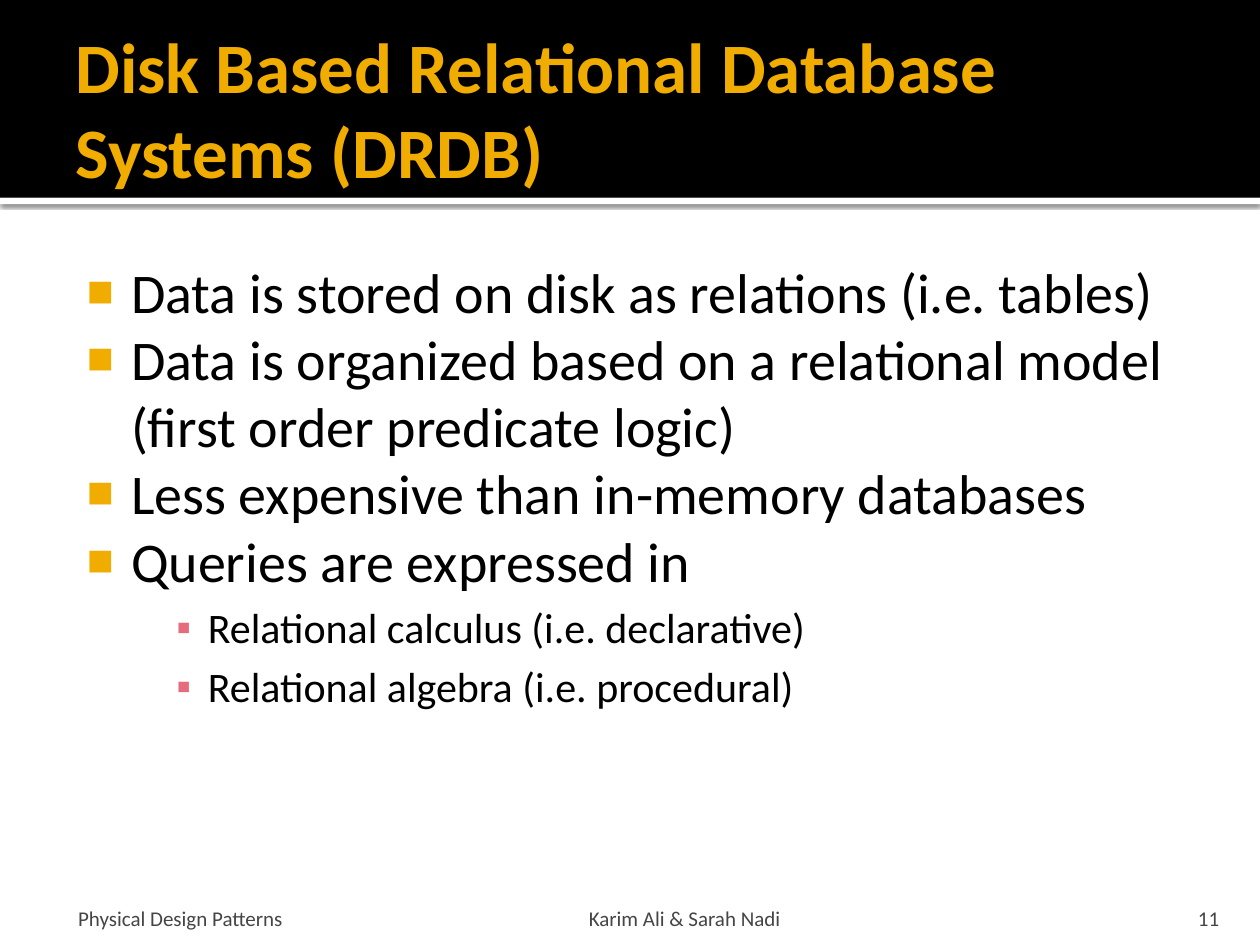
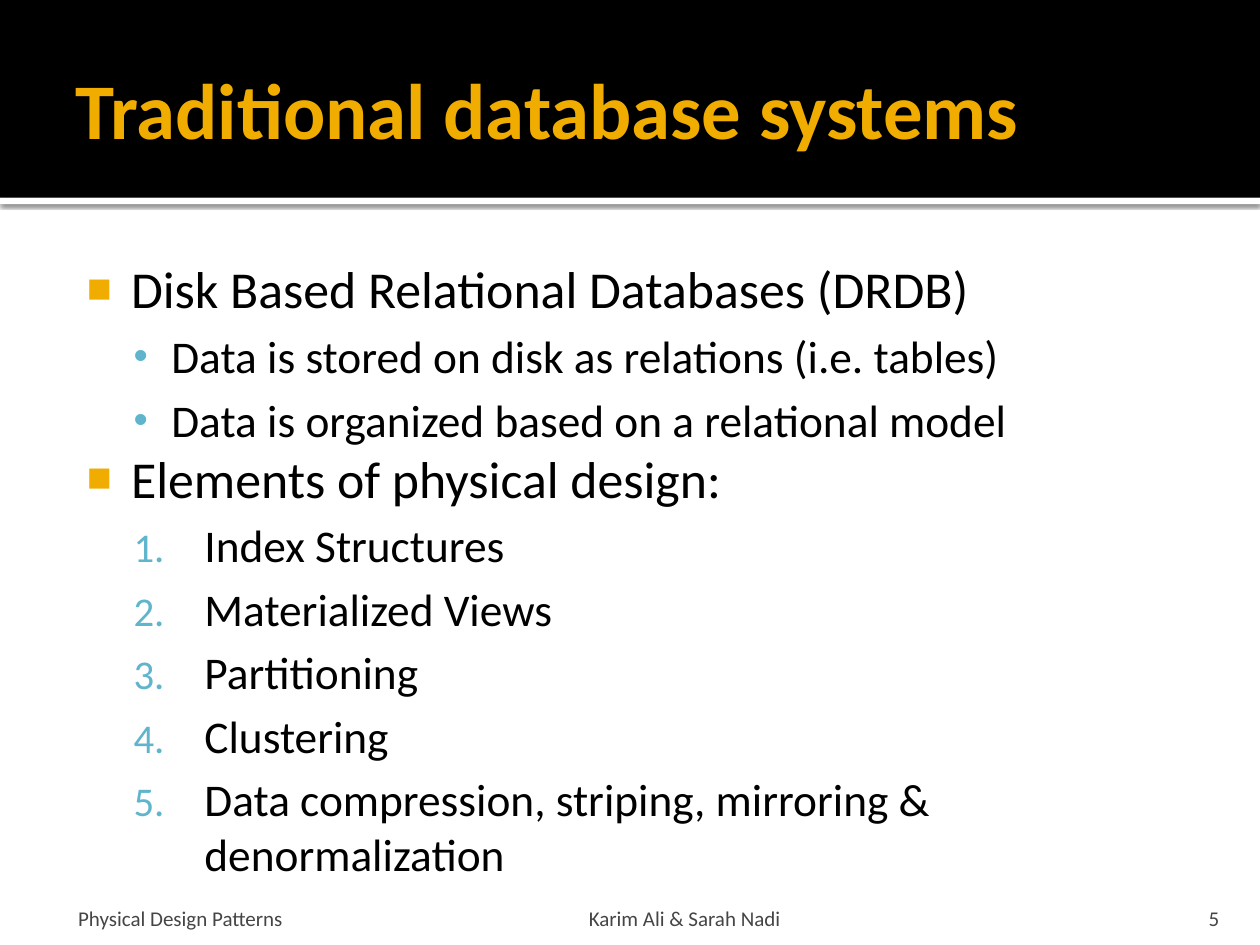
Before and after one commit to snadi/cs848-db, a slide deck: slide 5 of cs848-db/PhysDesignPres.pptx (slide 11 before the commit). Drawn at 1260x945 pixels with LibreOffice and Linux fonts; fonts in the diff are those of the drawing. Boxes give left, top, right and bottom in pixels: in the first picture for what was removed or moved away, otherwise in the second. Text is boxed around its words. In the diff, an @@ line names an element or a change of style, - is before the commit and + after.

```diff
--- a/cs848-db/PhysDesignPres.pptx
+++ b/cs848-db/PhysDesignPres.pptx
@@ title at (x1=76, y1=83, x2=1018, y2=152): text changed; size 40.5 to 45 pt @@
-Disk Based Relational Database Systems (DRDB)
+Traditional database systems
@@ text at (x1=131, y1=270, x2=968, y2=315): paragraph added @@
+■ Disk Based Relational Databases (DRDB)
@@ text at (x1=171, y1=340, x2=999, y2=379): size 32 to 25.9 pt in "Data is stored on disk as relations ..."; bullet ■ to •; list level 1 to 2 in "Data is stored on disk ..."; bullet colour #F0AD00 to #60B5CC @@
@@ text at (x1=131, y1=405, x2=1006, y2=872): text changed; size 32 to 25.9 pt @@
-■ Data is organized based on a relational model (first order predicate logic)
-■ Less expensive than in-memory databases
-■ Queries are expressed in
-    ▪ Relational calculus (i.e. declarative)
-    ▪ Relational algebra (i.e. procedural)
+  • Data is organized based on a relational model
+■ Elements of physical design:
+  1. Index Structures
+  2. Materialized Views
+  3. Partitioning
+  4. Clustering
+  5. Data compression, striping, mirroring & denormalization
@@ page number at (x1=1209, y1=912, x2=1220, y2=926): text changed @@
-11
+5
```
Also in this commit, not shown: 38 other slides changed, 1 slide added, 8 slides removed.
